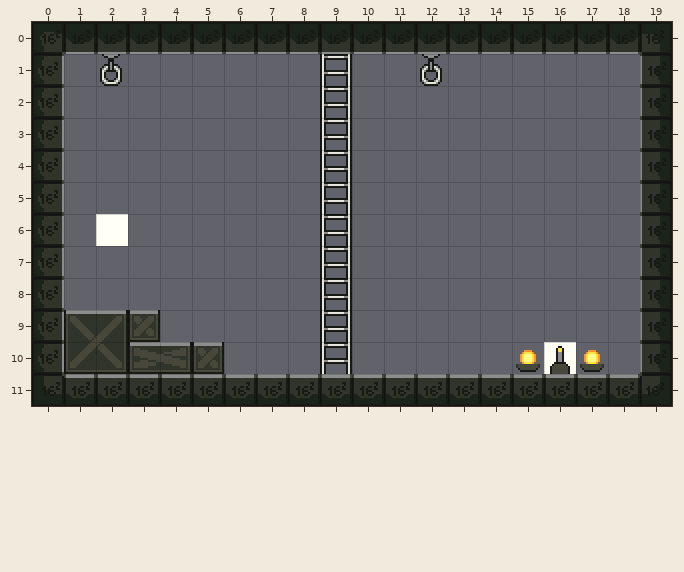
Two versions of a level (Tiled map, assets/levels/test2.tmx). The picture above was drawn from the file before the commit.
Cells are 16x16 px. Shown: x 0..19, y 0..11.
New version:
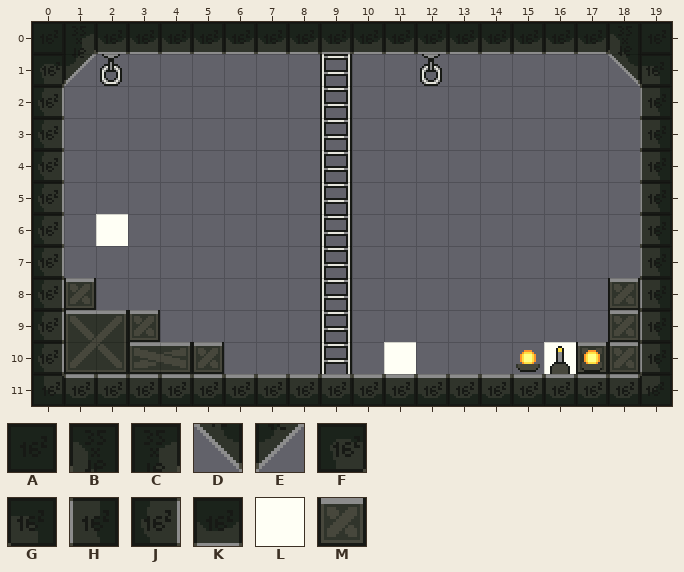
Key: from "prototype-basic-tiles": A 0, B 2, C 3, D 6, E 7, F 10, G 11, H 18, J 19, K 20; from "prototype-interactive-elements": L 4, M 17.
_ is an empty cell, . an unchanged one.
Objects are placed by their top-left corner, in cells (3,4 is the top-left corner of cell 3,4); size is 1x1 cell unless given.
The commit says: Change mummy references to alien
Edits made:
--- layer "background"
@@ x 1..18 @@
- 8 _................_
- 9 ................._
-10 ................__
+ 8 M................M
+ 9 .................M
+10 ................MM
--- layer "collision"
@@ x 0..19 @@
- 0 FK................KG
- 1 J_................_H
+ 0 AC................BA
+ 1 FE................DG
--- layer "objects"
+L "alien" at 11,10
Pixel boxes of the changes (left, top, right, bottom) in both pictures:
changed: (38, 26, 96, 86)
changed: (608, 26, 666, 86)
added: (64, 278, 96, 310)
added: (576, 278, 640, 374)
added: (384, 342, 416, 374)
